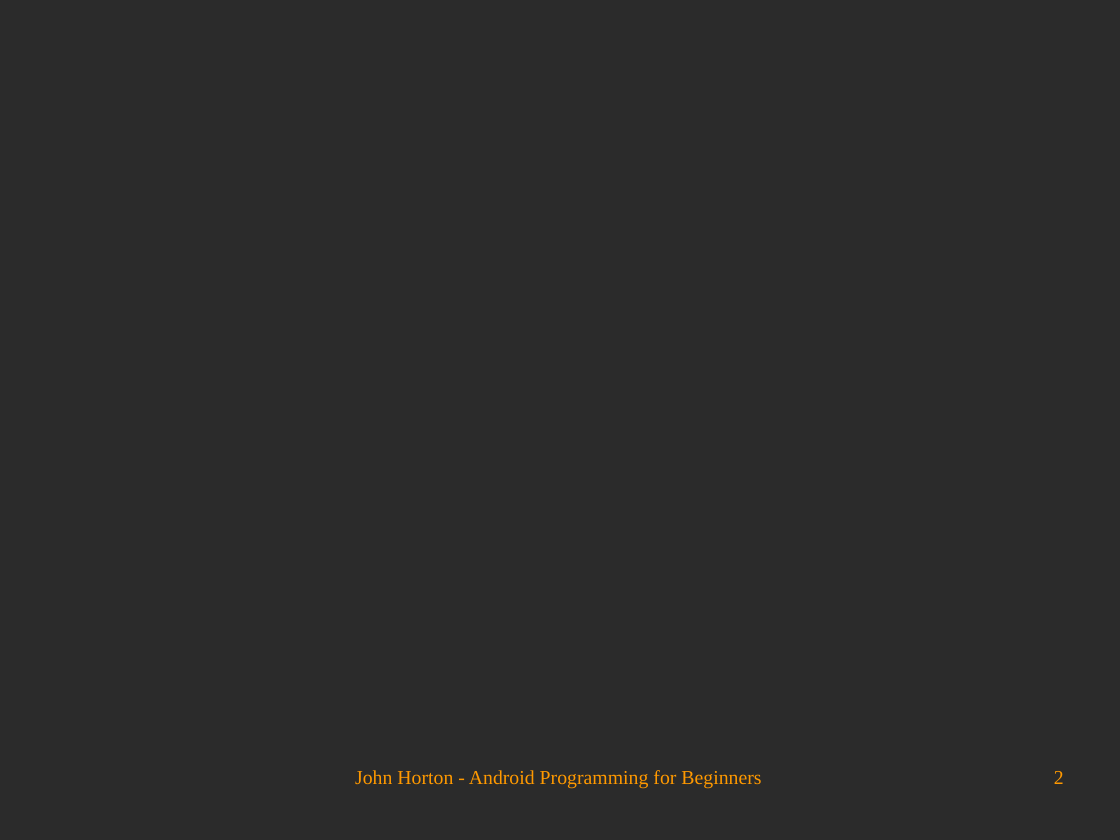
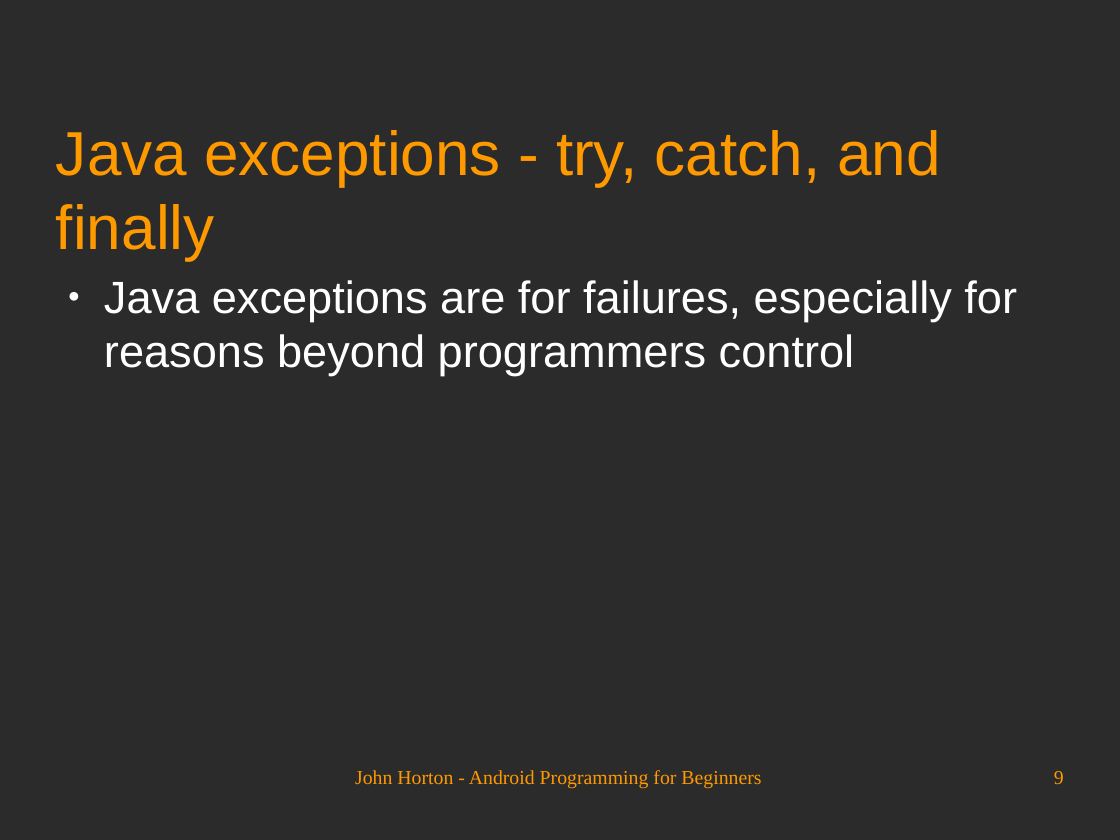
Before and after one commit to Academy-Soft-Intellect/Android-Programming-for-Beginners, a slide deck: slide 9 of 15_Android_Intent_and_Persistence.odp (slide 2 before the commit). Drawn at 1120x840 pixels with LibreOffice and Linux fonts; fonts in the diff are those of the drawing; background and template pictures are left out; a plain dark background stands for a picture behind light text. Boxes give left, top, right and bottom in pixels: in the first picture for what was removed or moved away, otherwise in the second. Text is boxed around its words. In the diff, an @@ line names an element or a change of style, - is before the commit and + after.

```diff
--- a/15_Android_Intent_and_Persistence.odp
+++ b/15_Android_Intent_and_Persistence.odp
@@ title added at [56, 130, 941, 261], 44 pt, text #FF9900 @@
+Java exceptions - try, catch, and finally
@@ text added at [104, 280, 1017, 376], 32 pt, text #FFFFFF @@
+● Java exceptions are for failures, especially for reasons beyond programmers control
@@ page number at [1054, 771, 1064, 784]: text changed @@
-2
+9
```
Also in this commit, not shown: 1 other slide changed, 7 slides added.
